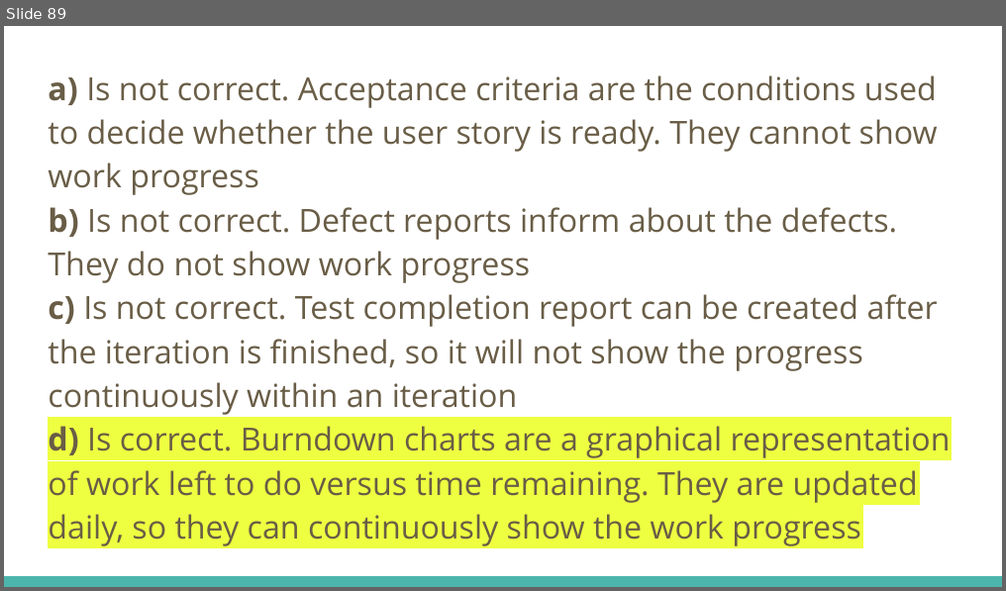
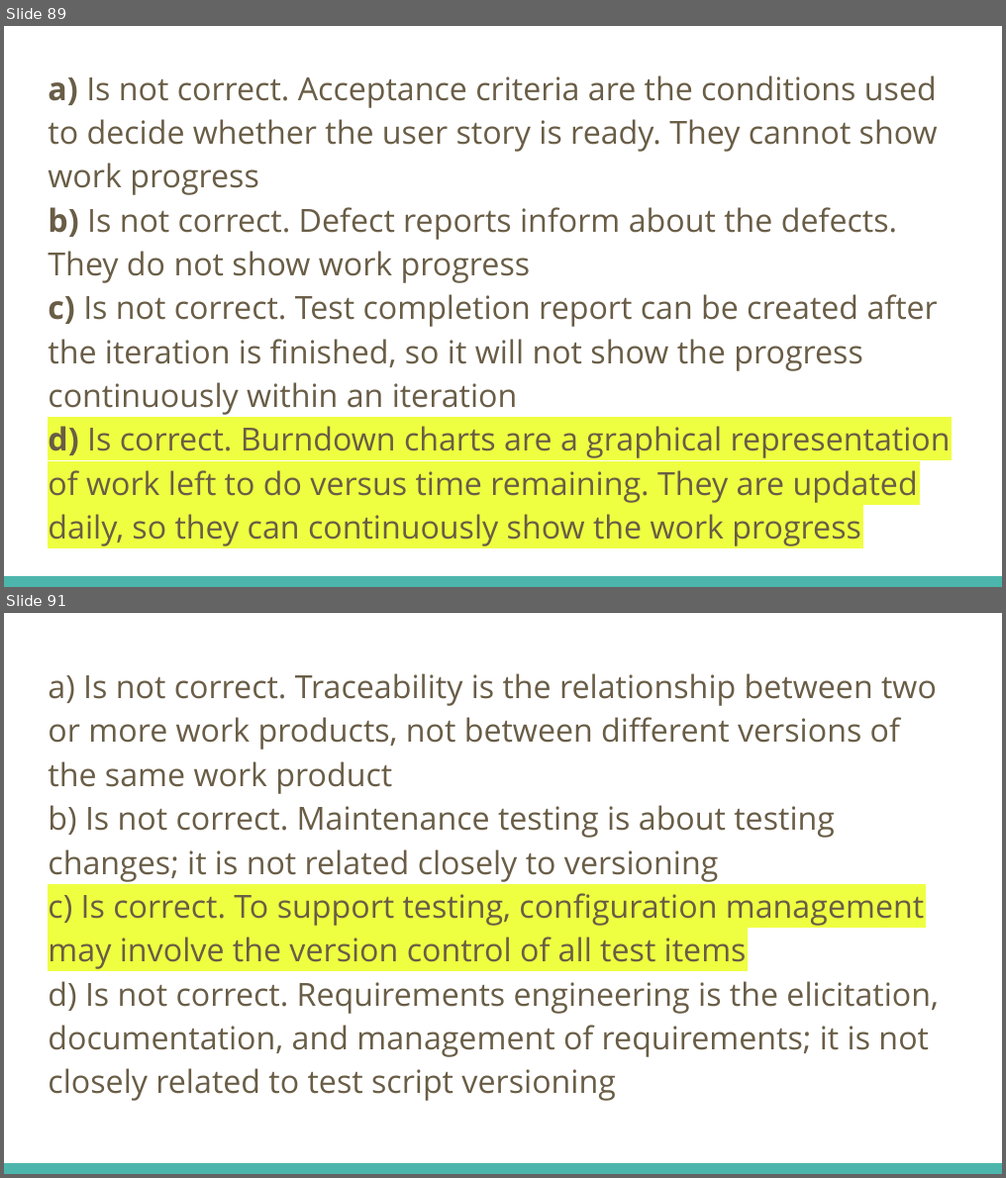
Before and after one commit to fawadmalik/istqb, a slide deck: ISTQB Foundation Level Preparation.pptx. Shown one above the other, each under a label of ours: slide 89 before the commit, slides 89 and 91 after it; the slides between them are not shown. The pictures are 1006x591 and 1006x1178 pixels, drawn with LibreOffice and Linux fonts; fonts in the diff are those of the drawing. Boxes give left, top, right and bottom in pixels: in the first picture for what was removed or moved away, otherwise in the second. Text is boxed around its words. In the diff, an @@ line names an element or a change of style, - is before the commit and + after.

```diff
--- a/ISTQB Foundation Level Preparation.pptx
+++ b/ISTQB Foundation Level Preparation.pptx
@@ slide 91 added at <box>4,613,1002,1174</box>, background #FFFFFF; not listed: 1 template element that a slide beside it also shows @@
@@ text added at <box>48,673,939,1101</box>, 23 pt, text #695D46 @@
+a) Is not correct. Traceability is the relationship between two or more work products, not between different versions of the same work product
+b) Is not correct. Maintenance testing is about testing changes; it is not related closely to versioning
+c) Is correct. To support testing, configuration management may involve the version control of all test items
+d) Is not correct. Requirements engineering is the elicitation, documentation, and management of requirements; it is not closely related to test script versioning
```
Also in this commit, not shown: 1 slide changed, 1 other slide added.
